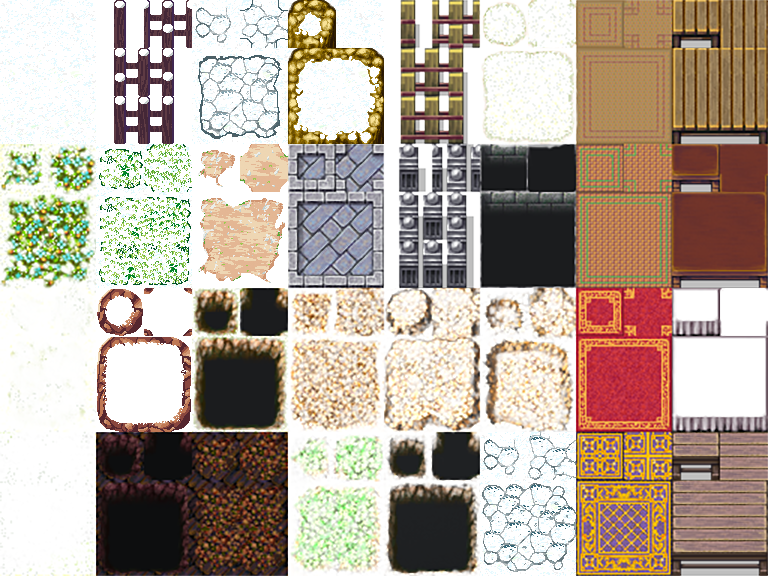
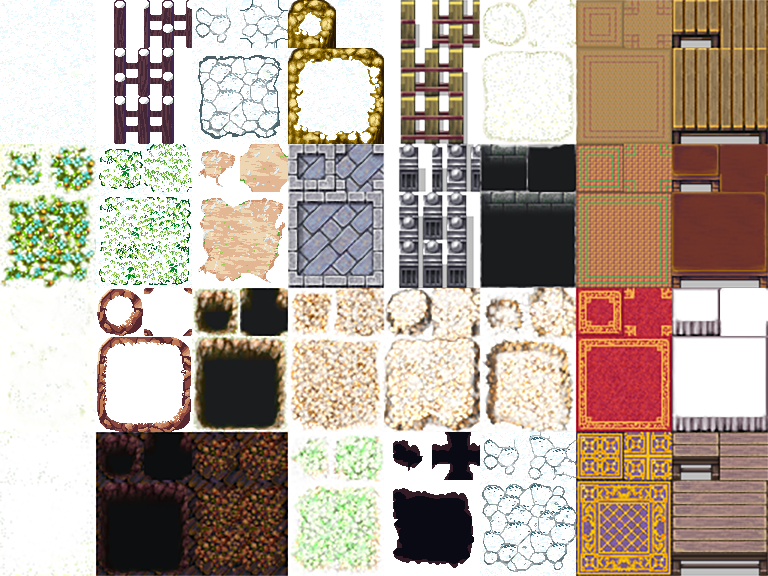
Layered file, before and after one edit (768 x 576). Changes by layer:
added layer "MinesDirtHole" above "Snow_Cliff" over [393, 432, 480, 568]
painted on "Layer 1" over [384, 432, 480, 576]